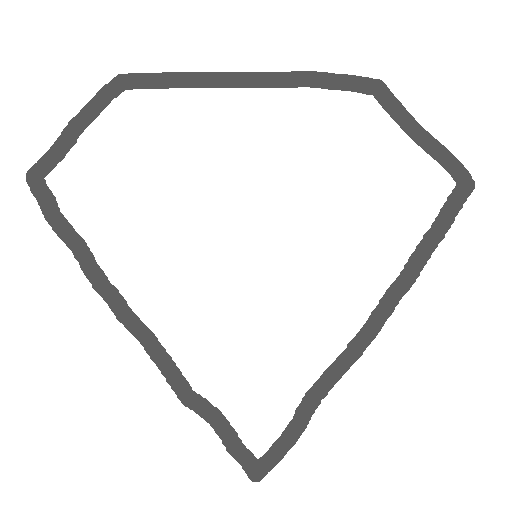
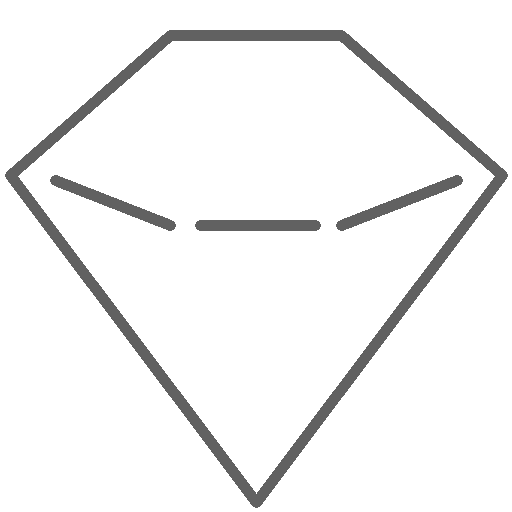
Two versions of the same layered image (512x512). Layer-by-layer changes:
added layer "Layer #2" above "BrownSymbol.png" over (x1=5, y1=30, x2=508, y2=508)
hid "BrownSymbol.png" over (x1=26, y1=71, x2=475, y2=482)
